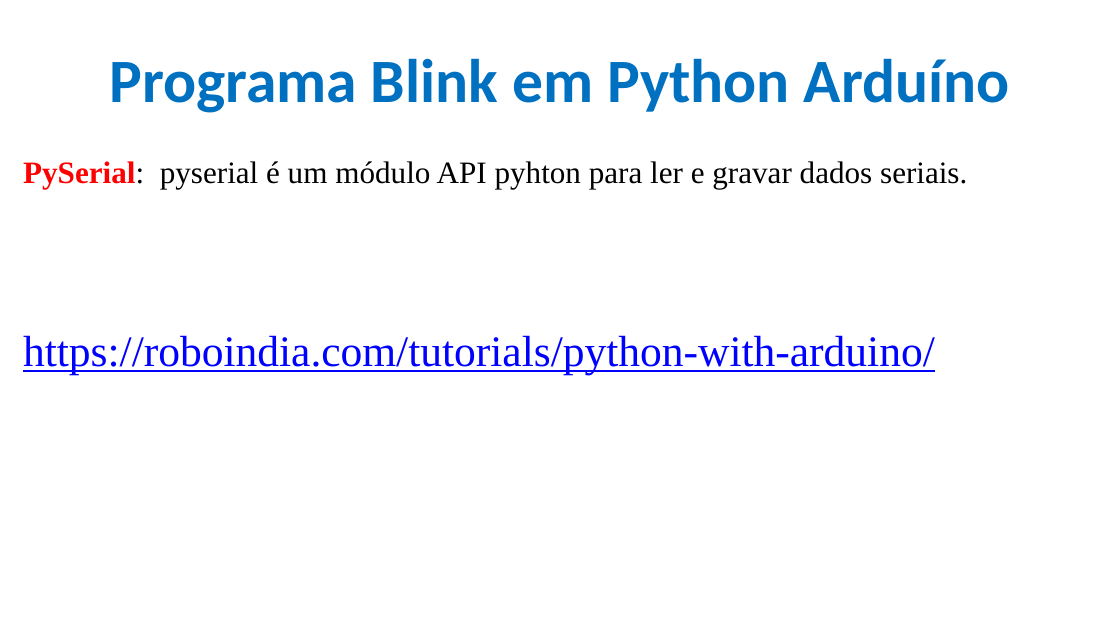
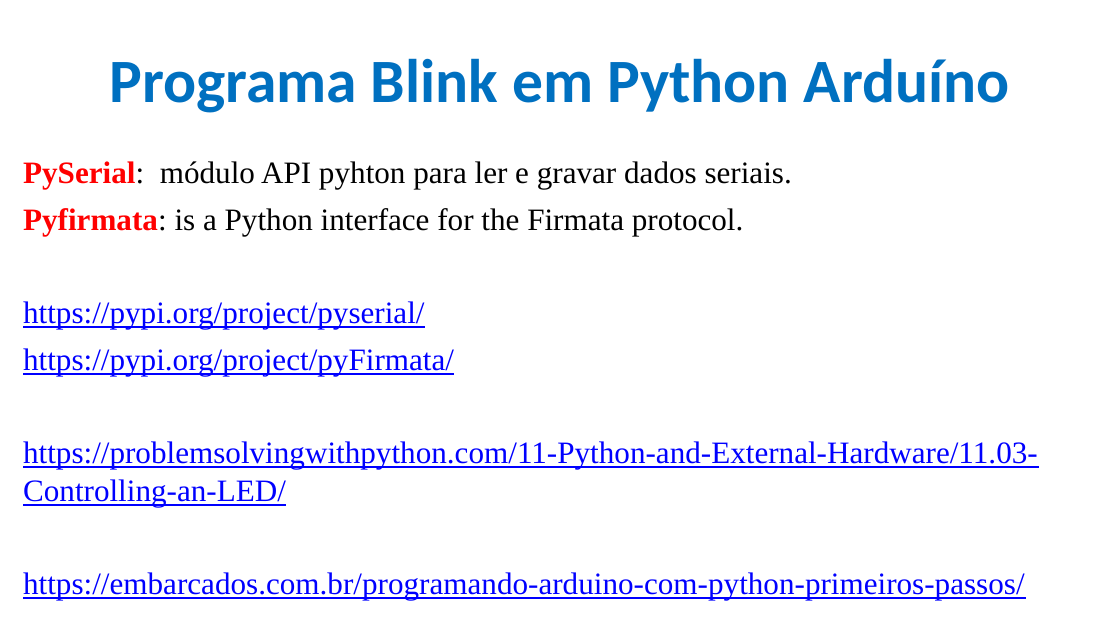
Before and after one commit to CloudEducationBrazil/WydenArea1AplicacaoCloudIndustria40Python, a slide deck: slide 21 of 01 Classes/Aula 03 - Aplicação Cloud Indústria 40 Python IoT Plataforma Arduino Tinkercad.pptx. Drawn at 1120x630 pixels with LibreOffice and Linux fonts; fonts in the diff are those of the drawing; background and template pictures are left out. Boxes give left, top, right and bottom in pixels: in the first picture for what was removed or moved away, otherwise in the second. Text is boxed around its words. In the diff, an @@ line names an element or a change of style, - is before the commit and + after.

Commit message:
aula 03 Python IoT ajuste 21032023

```diff
--- a/01 Classes/Aula 03 - Aplicação Cloud Indústria 40 Python IoT Plataforma Arduino Tinkercad.pptx
+++ b/01 Classes/Aula 03 - Aplicação Cloud Indústria 40 Python IoT Plataforma Arduino Tinkercad.pptx
@@ text at box(23, 161, 1038, 600): text changed; text colour #000000 to #0000FF @@
-PySerial: pyserial é um módulo API pyhton para ler e gravar dados seriais.
-https://roboindia.com/tutorials/python-with-arduino/
+PySerial: módulo API pyhton para ler e gravar dados seriais.
+Pyfirmata: is a Python interface for the Firmata protocol.
+https://pypi.org/project/pyserial/
+https://pypi.org/project/pyFirmata/
+https://problemsolvingwithpython.com/11-Python-and-External-Hardware/11.03-Controlling-an-LED/
+https://embarcados.com.br/programando-arduino-com-python-primeiros-passos/
```
Also in this commit, not shown: 3 other slides changed.
